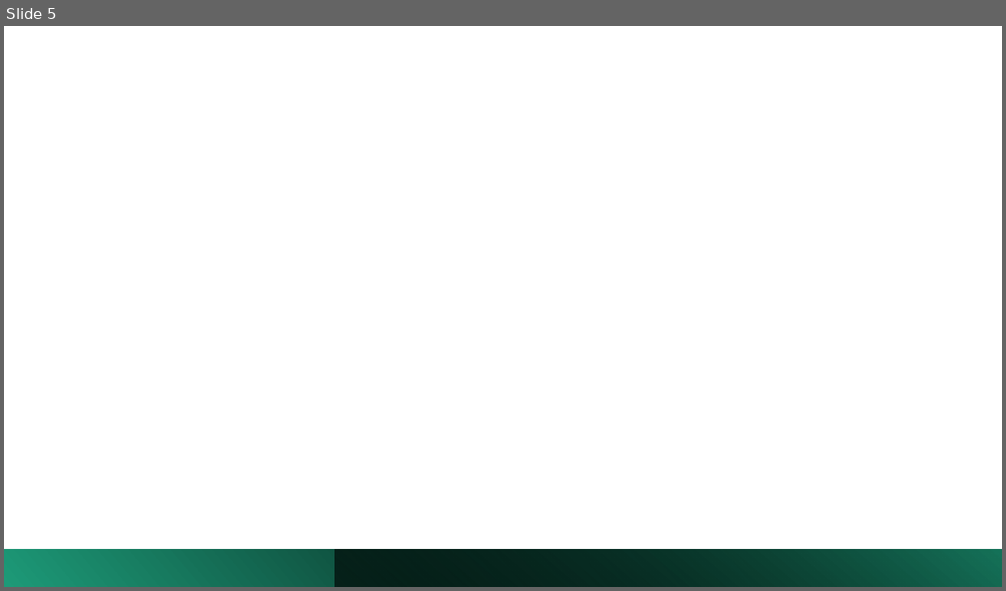
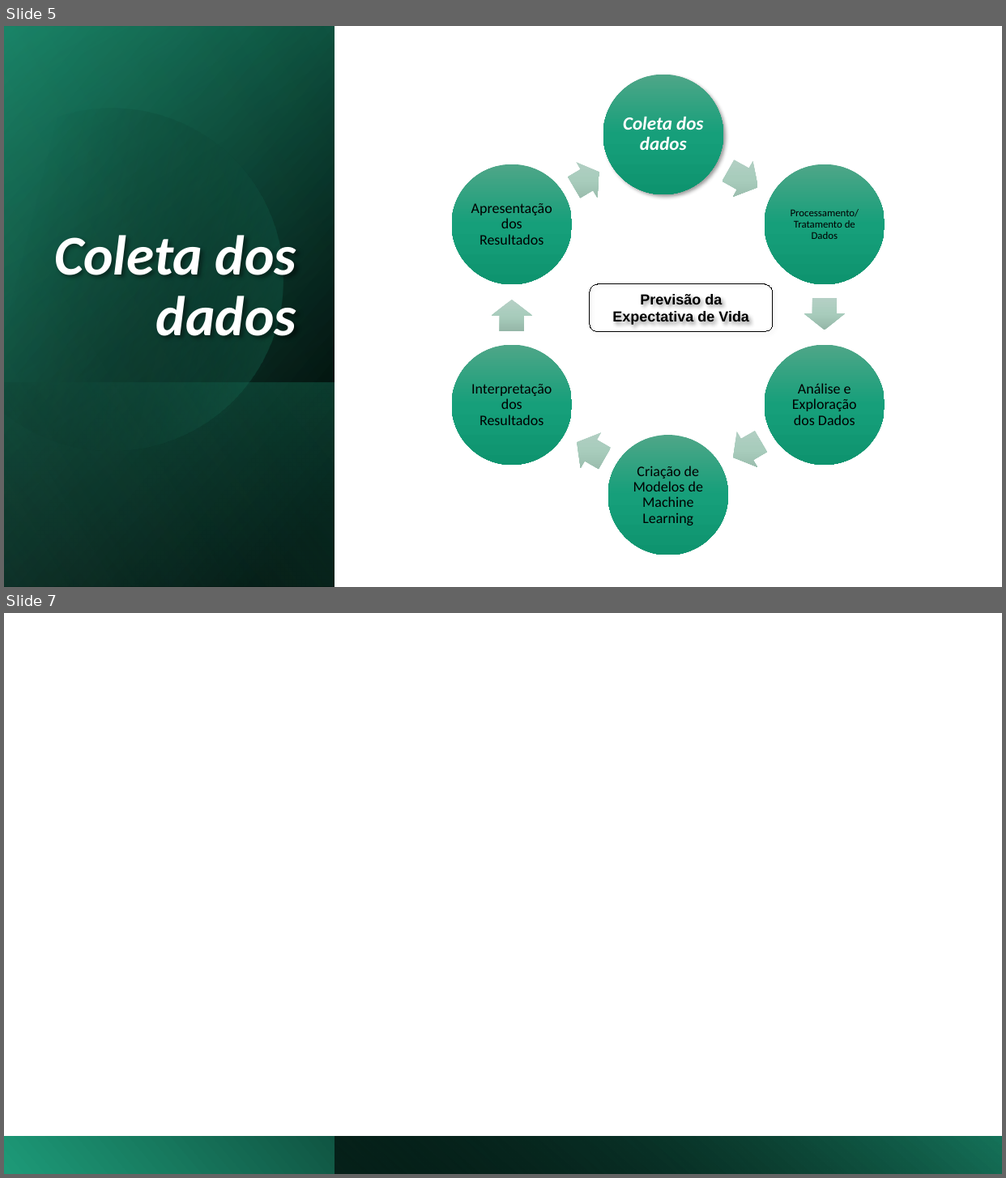
Before and after one commit to alessandra-barbosa/life_expectancy_prediction, a slide deck: pdf/life_expectancy.pptx. Shown one above the other, each under a label of ours: slide 5 before the commit, slides 5 and 7 after it; the slides between them are not shown. The pictures are 1006x591 and 1006x1178 pixels, drawn with LibreOffice and Linux fonts; fonts in the diff are those of the drawing. Boxes give left, top, right and bottom in pixels: in the first picture for what was removed or moved away, otherwise in the second. Text is boxed around its words. In the diff, an @@ line names an element or a change of style, - is before the commit and + after.

```diff
--- a/pdf/life_expectancy.pptx
+++ b/pdf/life_expectancy.pptx
@@ slide 5 added at bbox=[4, 26, 1002, 587], background #FFFFFF @@
@@ rectangle added at bbox=[4, 26, 1002, 587], fill #FFFFFF @@
@@ rectangle added at bbox=[4, 26, 335, 587], fill gradient #000000 to #16745A @@
@@ rectangle added at bbox=[4, 27, 335, 587], fill gradient #000000 to #1D9A78 @@
@@ rectangle added at bbox=[4, 26, 335, 587], fill gradient #000000 to #5AE0BB @@
@@ freeform shape added at bbox=[4, 68, 324, 485], fill gradient #000000 to #1D9A78 @@
@@ group added at bbox=[452, 75, 885, 556]: 6 ellipses, 6 texts, 6 right arrows @@
+Coleta dos dados
+Processamento/Tratamento de Dados
+Análise e Exploração dos Dados
+Criação de Modelos de Machine Learning
+Interpretação dos Resultados
+Apresentação dos Resultados
@@ title added at bbox=[54, 235, 296, 336], 54 pt, text #FFFFFF, bold, italic @@
+Coleta dos dados
@@ rounded rectangle added at bbox=[590, 284, 773, 331], outline #000000 0.75 pt, 14 pt, text #000000, bold @@
+Previsão da Expectativa de Vida
@@ rectangle added at bbox=[4, 382, 335, 587], fill gradient #1D9A78 to #000000 @@
@@ what was slide 5 is now slide 7 @@
```
Also in this commit, not shown: 1 slide changed, 3 other slides added, 2 slides removed, 3 other files.
